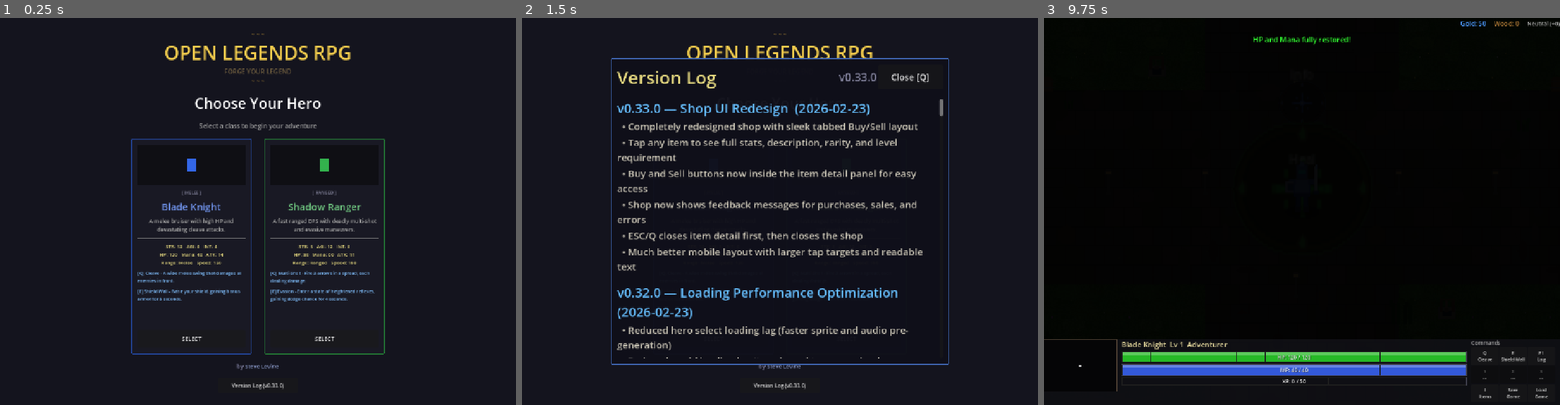
Above: before the commit, frames 1-3 (left to right).
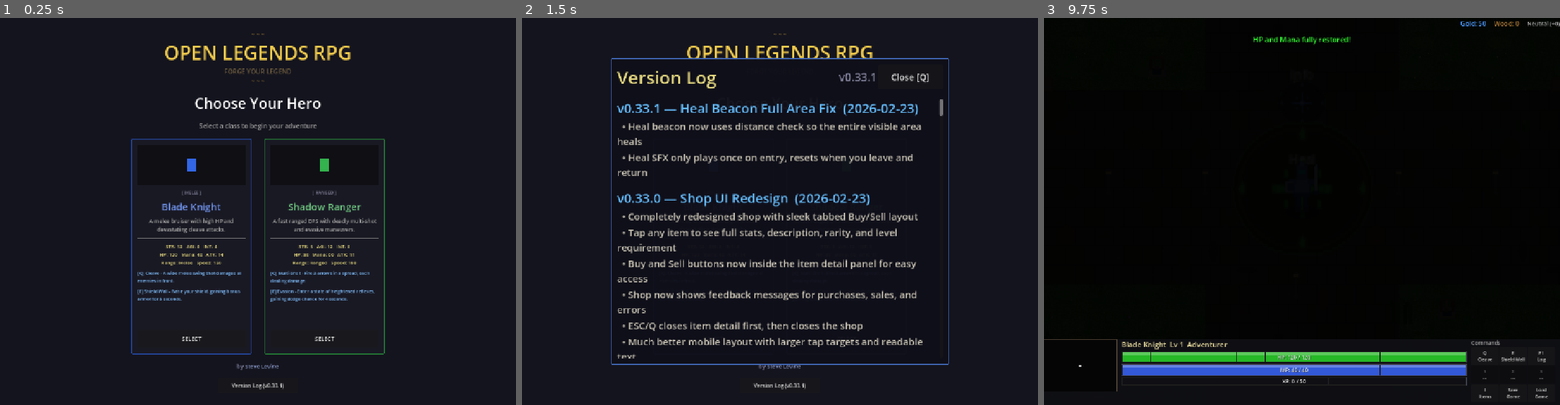
Above: after the commit, the same moments.

Repository: slxny/legends-open-rpg
Game: Godot game, scene res://scenes/main.tscn
Same seed, same stepped clock (60 frames per second), same inputs: the game is played once before the commit and once after it.
Inputs (mouse positions are in pixels of both pictures, inside the frame that each line leads up to):
- Up to frame 1 (0.25 s): no input
- Up to frame 2 (1.5 s): click "Version Log (v0.33.0)" (after the commit: "Version Log (v0.33.1)") at 0.5 s; click "SELECT" at 1.25 s
- Up to frame 3 (9.75 s): click "SELECT" at 2 s; tap Enter every 0.75 s from 2.75 to 6.5 s; move the mouse to (1415, 192) at 2.77 s; hold D (move_right) 2.78-3.5 s; hold Q (ability_1) 2.78-3.5 s; click (1415, 192) at 2.92 s; drag from (1198, 230) to (1276, 288) at 3.52 s; move the mouse to (1353, 126) at 4.27 s; hold D (move_right) 4.28-5 s; hold Space (attack) 4.28-5 s; drag from (1276, 288) to (1147, 153) at 5.02 s; move the mouse to (1456, 269) at 5.77 s; hold A (move_left) 5.78-6.5 s; tap 1 at 5.85 s; drag from (1147, 153) to (1224, 114) at 6.52 s; move the mouse to (1327, 211) at 7.27 s; hold S (move_down) 7.28-8 s; tap 3 at 7.35 s; click (1327, 211) at 7.42 s; drag from (1224, 114) to (1198, 230) at 8.02 s; move the mouse to (1415, 192) at 8.77 s; hold W (move_up) 8.78-9.5 s; hold Q (ability_1) 8.78-9.5 s; drag from (1198, 230) to (1276, 288) at 9.52 s

The runs differ from the first frame. In frame 1, less than 0.1% of the frame differs, in the area x 54-55%, y 94-96%; in frame 2, 9.9%, in the area x 18-78%, y 14-96%; in frame 3, nothing differs.

Commit message:
Fix heal beacon to heal across entire visible area
Replaced body_entered/body_exited healing with distance-based checks
in _process. The beacon now checks player distance every 0.15s against
beacon_radius + 20px margin, so healing works anywhere on the visible
beacon area regardless of collision shape quirks.

SFX tracks entry/exit via _played_heal_sfx flag: plays once when
player enters range, resets when they leave, plays again on re-entry.

https://claude.ai/code/session_01RB2AePYndL1D9uWqcKmGGR

Diff:
--- a/scenes/npcs/beacon.gd
+++ b/scenes/npcs/beacon.gd
@@ -17,6 +17,8 @@
 
 var _player_inside: bool = false
 var _heal_tick_timer: float = 0.0
+var _heal_range_sq: float = 0.0  # Squared beacon radius for distance healing check
+var _played_heal_sfx: bool = false  # Track whether SFX already played this visit
 const HEAL_TICK_INTERVAL := 0.15  # Heal frequently while standing on a heal beacon
 const ZOOM_REF := 3.0
 
@@ -58,6 +60,8 @@
 	if shape and shape.shape is CircleShape2D:
 		shape.shape = shape.shape.duplicate()
 		shape.shape.radius = beacon_radius
+	# Pre-compute squared range for distance-based heal check (generous margin)
+	_heal_range_sq = (beacon_radius + 20.0) * (beacon_radius + 20.0)
 
 func _process(delta: float) -> void:
 	if label.visible:
@@ -66,30 +70,39 @@
 			var comp = ZOOM_REF / cam.zoom.x
 			label.scale = Vector2(comp, comp)
 
-	# Continuous healing while player stands on a heal beacon (no sound)
-	if _player_inside and beacon_type == "heal":
+	# Continuous healing: check distance to player every tick (more reliable than
+	# body_entered/body_exited alone, covers the full visual beacon area)
+	if beacon_type == "heal":
 		_heal_tick_timer += delta
 		if _heal_tick_timer >= HEAL_TICK_INTERVAL:
 			_heal_tick_timer -= HEAL_TICK_INTERVAL
 			var players = get_tree().get_nodes_in_group("player")
 			for player in players:
-				if is_instance_valid(player) and player.has_node("StatsComponent"):
+				if not is_instance_valid(player) or not player.has_node("StatsComponent"):
+					continue
+				var dist_sq = global_position.distance_squared_to(player.global_position)
+				if dist_sq <= _heal_range_sq:
+					# Player is on the beacon — heal and track SFX
+					if not _played_heal_sfx:
+						_played_heal_sfx = true
+						BeaconManager.activate(beacon_type, beacon_data, player)
 					var stats = player.get_node("StatsComponent")
 					if stats.current_hp < stats.get_total_max_hp() or stats.current_mana < stats.get_total_max_mana():
 						stats.current_hp = stats.get_total_max_hp()
 						stats.current_mana = stats.get_total_max_mana()
 						stats._emit_all()
+				else:
+					# Player left the beacon — reset SFX flag so it plays on re-entry
+					_played_heal_sfx = false
 
 func _on_body_entered(body: Node2D) -> void:
 	if body.is_in_group("player"):
 		_player_inside = true
-		_heal_tick_timer = 0.0
 		activated.emit(self)
-		# Route through BeaconManager for centralized dispatch
-		if not beacon_type.is_empty():
+		# Route through BeaconManager for non-heal types (heal is distance-based)
+		if not beacon_type.is_empty() and beacon_type != "heal":
 			BeaconManager.activate(beacon_type, beacon_data, body)
 
 func _on_body_exited(body: Node2D) -> void:
 	if body.is_in_group("player"):
 		_player_inside = false
-		_heal_tick_timer = 0.0
--- a/scenes/ui/changelog_dialog.gd
+++ b/scenes/ui/changelog_dialog.gd
@@ -9,9 +9,18 @@
 var _is_visible: bool = false
 var _is_mobile: bool = false
 
-const GAME_VERSION := "v0.33.0"
+const GAME_VERSION := "v0.33.1"
 
 const CHANGELOG: Array[Dictionary] = [
+	{
+		"version": "v0.33.1",
+		"title": "Heal Beacon Full Area Fix",
+		"date": "2026-02-23",
+		"entries": [
+			"Heal beacon now uses distance check so the entire visible area heals",
+			"Heal SFX only plays once on entry, resets when you leave and return",
+		]
+	},
 	{
 		"version": "v0.33.0",
 		"title": "Shop UI Redesign",
